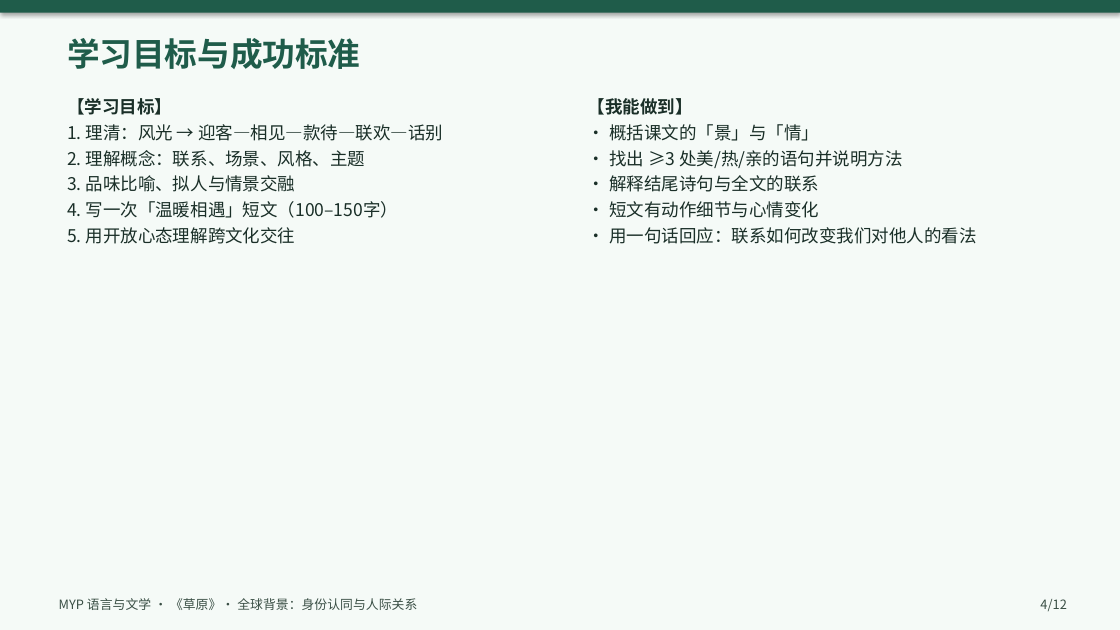
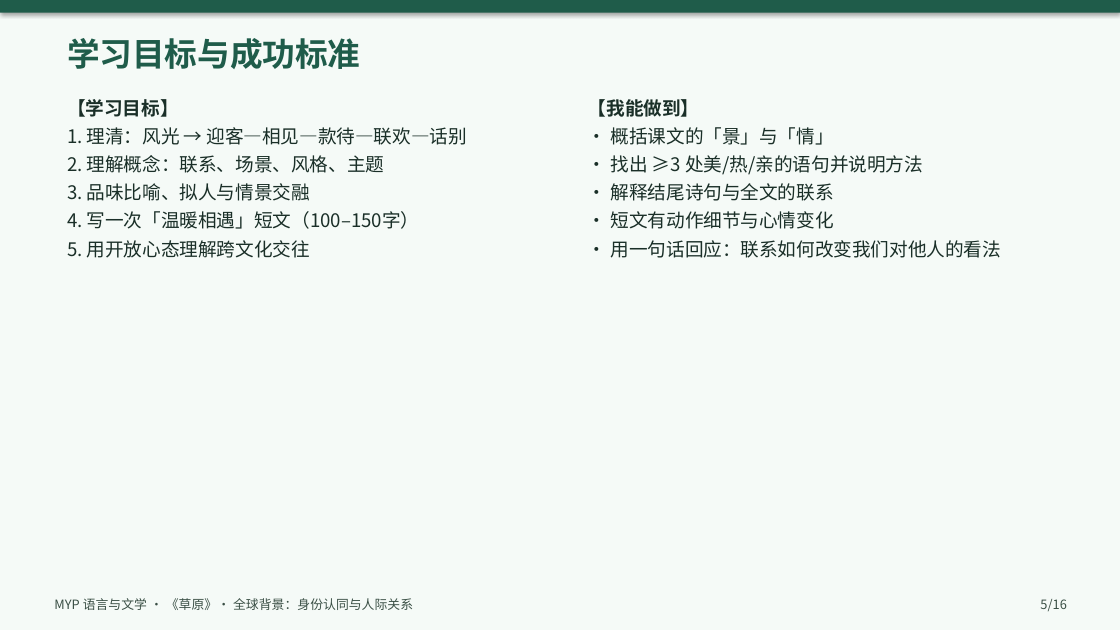
Before and after one commit to cuijinqueen-cyber/IBDP-Chinese-A, a slide deck: slide 5 of ppt/草原_MYP教案课件.pptx (slide 4 before the commit). Drawn at 1120x630 pixels with LibreOffice and Linux fonts; fonts in the diff are those of the drawing. Boxes give left, top, right and bottom in pixels: in the first picture for what was removed or moved away, otherwise in the second. Text is boxed around its words. In the diff, an @@ line names an element or a change of style, - is before the commit and + after.

```diff
--- a/ppt/草原_MYP教案课件.pptx
+++ b/ppt/草原_MYP教案课件.pptx
@@ text "【学习目标】" at bbox=[67, 99, 467, 258]: size 15 to 16 pt; more space between paragraphs @@
@@ text "【我能做到】" at bbox=[588, 99, 1002, 258]: size 15 to 16 pt; more space between paragraphs @@
@@ text "MYP 语言与文学 · 《草原》· 全球背景：身份认同与人际关系": place and size @@
-text "MYP 语言与文学 · 《草原》· 全球背景：身份认同与人际关系" at bbox=[59, 598, 417, 610]
+text "MYP 语言与文学 · 《草原》· 全球背景：身份认同与人际关系" at bbox=[54, 598, 413, 610]
@@ text at bbox=[1040, 599, 1066, 611]: text changed @@
-4/12
+5/16
```
Also in this commit, not shown: 11 other slides changed, 4 slides added, 2 other files.
